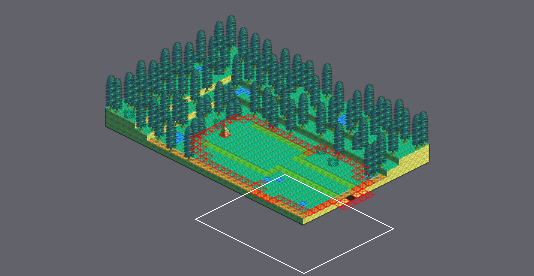
An edit to a level. Tiled map, Final_Fantasy_Mystery_World/Game/assets/maps/Tutorial_Final.tmx. The picture above shows the old version from afar; the outline marks the close-up.
Close-up. The starting point:
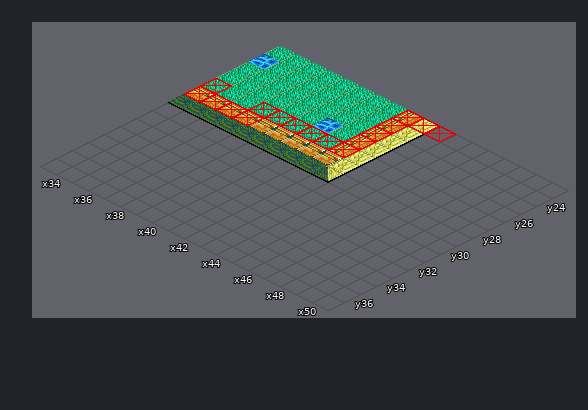
Cells are 32x16 px. Isometric: x runs down to the right, y down to the left. Shown: x 33..50, y 23..37. The commit also changed other parts of the map, which this record leaves out. The old version is drawn lined up with the new one.
After the commit:
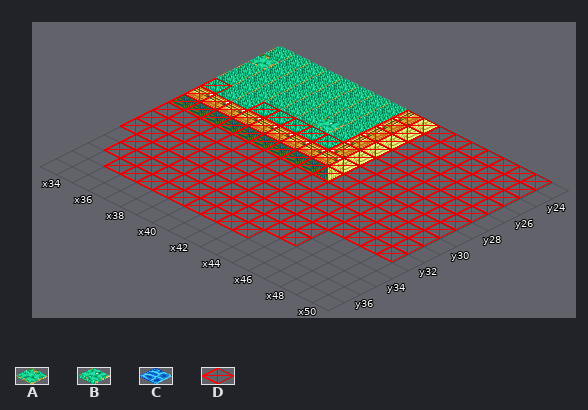
Key: from "tutorial_tileset": A 1, B 2, C 3, D 4.
_ is an empty cell.
The exact change:
map size 45x45 -> 51x45 cells
Layer "Floor":
Tile C gives way to tile A in row 24 at x 33.
Tile C gives way to tile B in row 26 at x 39.
Layer "Collider":
The edit adds tile D in row 23 at x 44 to 49; in rows 24 to 27 at x 42 to 49; in row 28 at x 37 to 49; in rows 29 to 32 at x 33 to 49; in rows 33 to 34 at x 34 to 45; in row 35 at x 35 to 43.
